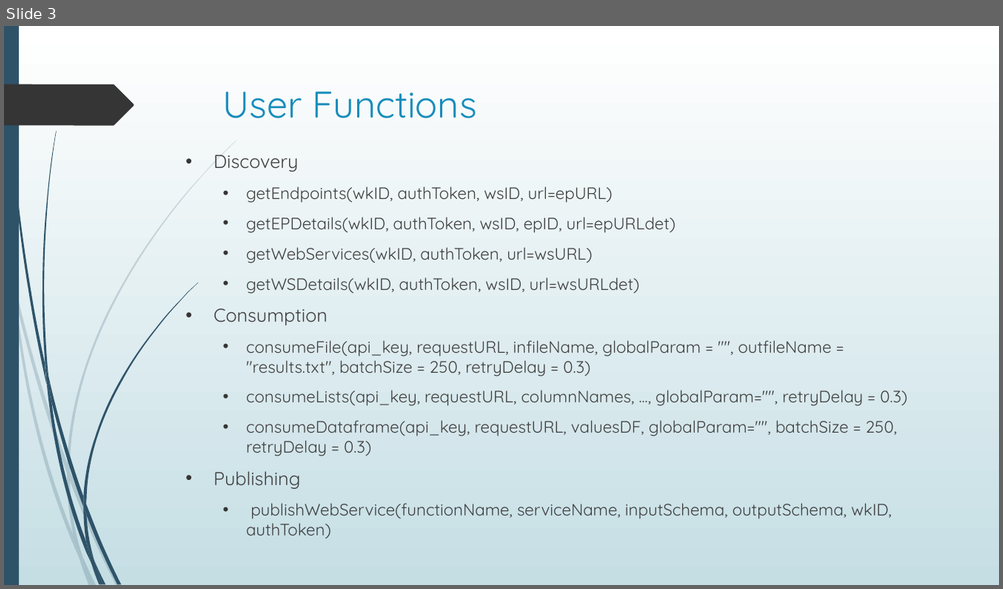
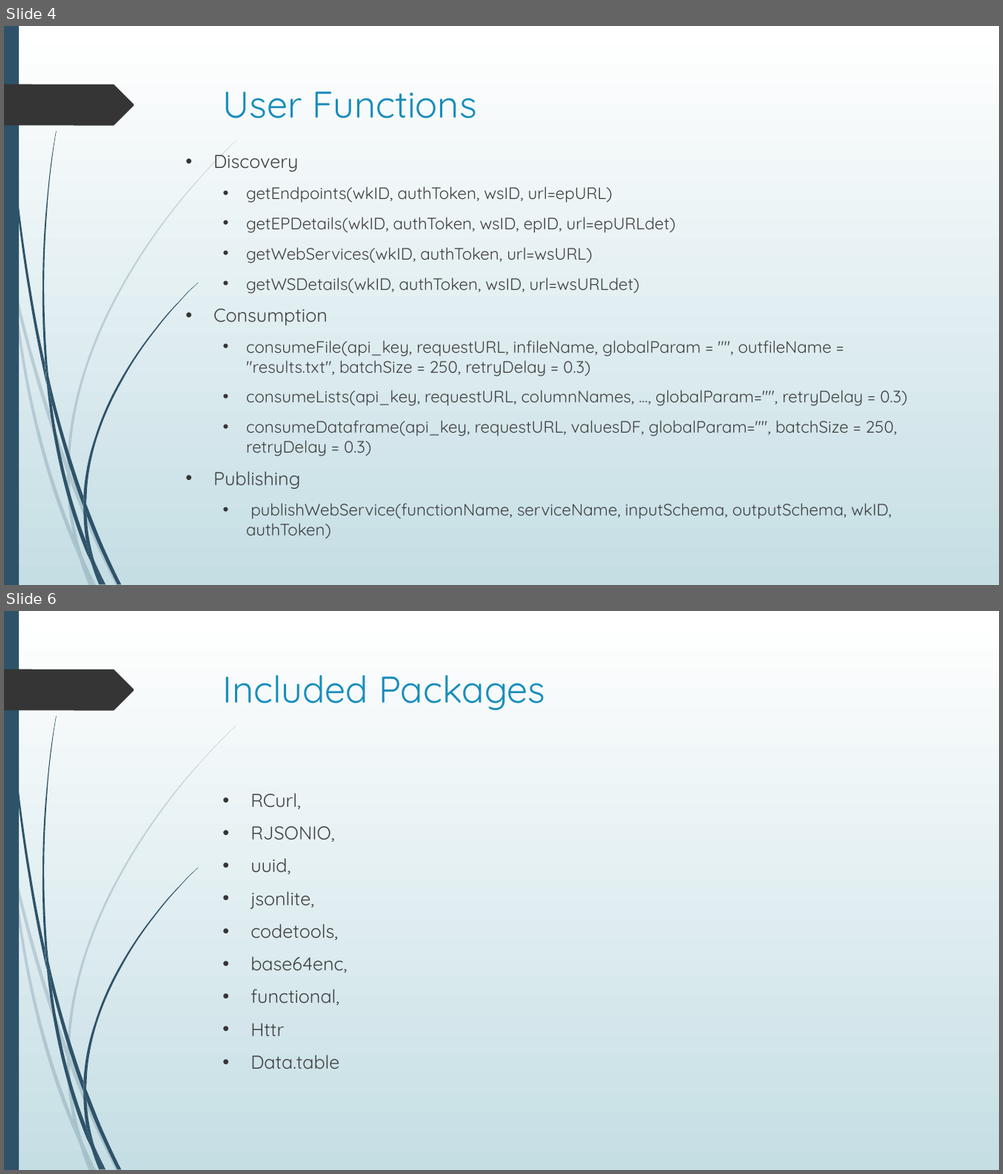
Before and after one commit to Azure/Azure-MachineLearning-ClientLibrary-R, a slide deck: demo/demo walkthrough.pptx. Shown one above the other, each under a label of ours: slide 3 before the commit, slides 4 and 6 after it; the slides between them are not shown. The pictures are 1003x589 and 1003x1174 pixels, drawn with LibreOffice and Linux fonts; fonts in the diff are those of the drawing. Boxes give left, top, right and bottom in pixels: in the first picture for what was removed or moved away, otherwise in the second. Text is boxed around its words. In the diff, an @@ line names an element or a change of style, - is before the commit and + after.

```diff
--- a/demo/demo walkthrough.pptx
+++ b/demo/demo walkthrough.pptx
@@ slide 6 added at bbox=[4, 611, 999, 1170], background gradient #FFFFFF to #C5DEE5; not listed: 24 template elements that a slide beside it also shows @@
@@ title added at bbox=[223, 675, 545, 710], 36 pt, text #178DBB @@
+Included Packages
@@ text added at bbox=[250, 793, 347, 1069], 18 pt, text #404040 @@
+• RCurl,
+• RJSONIO,
+• uuid,
+• jsonlite,
+• codetools,
+• base64enc,
+• functional,
+• Httr
+• Data.table
@@ what was slide 3 is now slide 4 @@
```
Also in this commit, not shown: 1 slide changed, 2 other slides added, 1 other file.
